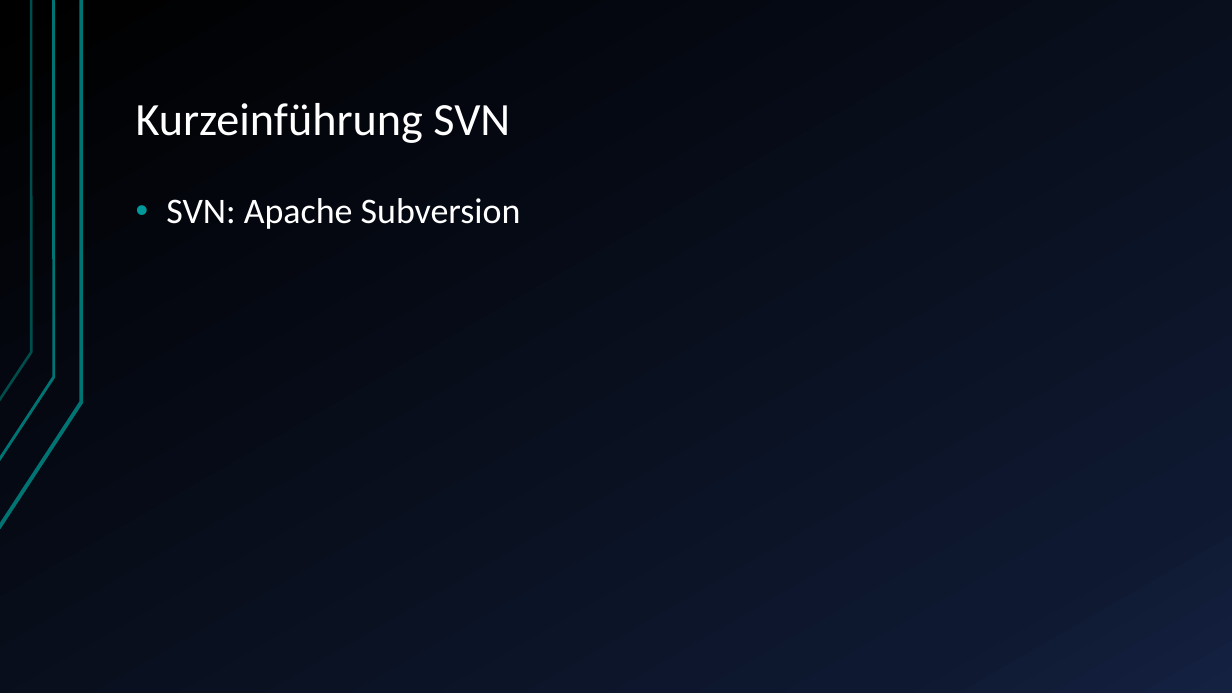
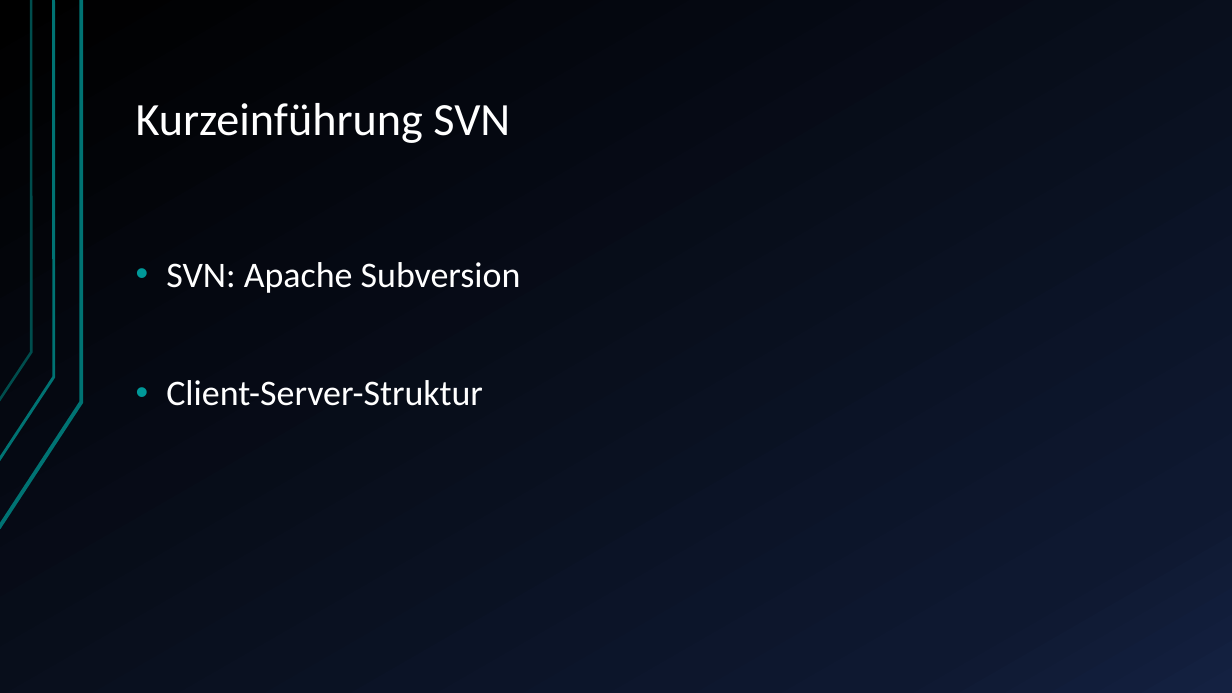
Before and after one commit to dome0157/Vortrag-Versionsmanagement, a slide deck: slide 11 of Versionsmanagement_Präsentation.pptx. Drawn at 1232x693 pixels with LibreOffice and Linux fonts; fonts in the diff are those of the drawing. Boxes give left, top, right and bottom in pixels: in the first picture for what was removed or moved away, otherwise in the second. Text is boxed around its words. In the diff, an @@ line names an element or a change of style, - is before the commit and + after.

```diff
--- a/Versionsmanagement_Präsentation.pptx
+++ b/Versionsmanagement_Präsentation.pptx
@@ text at box(166, 380, 483, 406): paragraph added @@
+• Client-Server-Struktur
```
Also in this commit, not shown: 1 other slide changed, 1 slide added, 1 slide removed.
